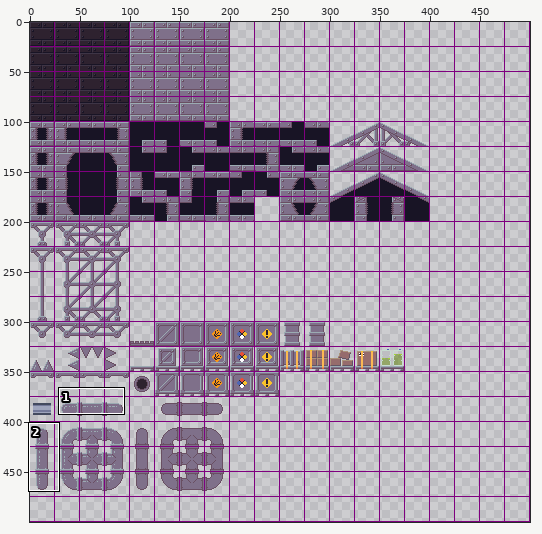
A sprite sheet gets an edit: sprites/terrain-metal-24x.png. Above, an overview of the earlier version with the close-up marked.
Close-up. Before the commit:
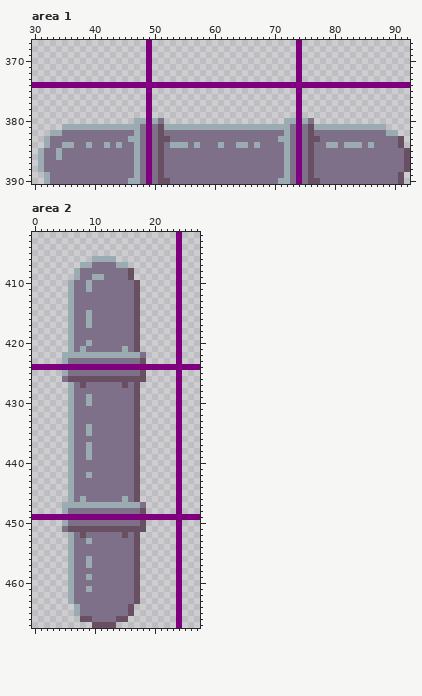
The file is 500x500 pixels. Colours within 5 levels of each other are drawn and written as one. Shown: area 1: x 30..92, y 367..390; area 2: x 0..27, y 402..467. The commit also changed other parts of the picture, which this record leaves out.
Now the later version:
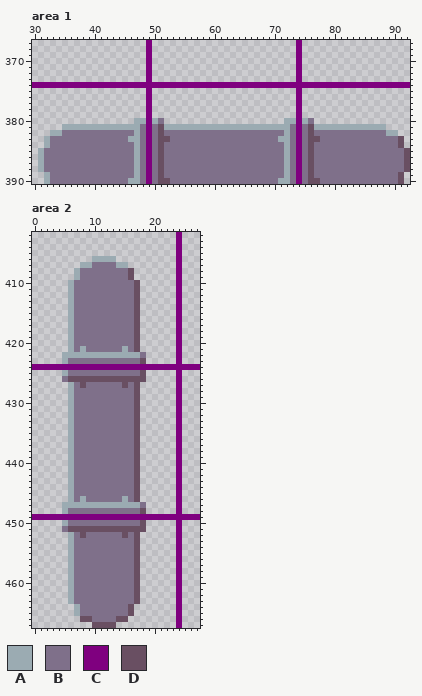
Palette (. is transparent): A #9babb2  B #7f708a  C #7f007f  D #694f62
Changes in this commit:
Area 1:
y 384: x 35..36 AA -> BB; x 39 A -> B; x 42 A -> B; x 44 A -> B; x 53..55 AAA -> BBB; x 57 A -> B; x 61 A -> B; x 64..65 AA -> BB; x 67 A -> B; x 79..80 AA -> BB; x 82..84 AAA -> BBB; x 86 A -> B
y 385..386: x 34 A -> B
Area 2:
y 409: x 10..11 AA -> BB
y 410..411: x 9 A -> B
y 415..417: x 9 A -> B
y 420: x 9 A -> B
y 429..430: x 9 A -> B
y 434..435: x 9 A -> B
y 437..439: x 9 A -> B
y 442: x 9 A -> B
y 453: x 9 A -> B
y 456..457: x 9 A -> B
y 459: x 9 A -> B
y 461: x 9 A -> B
Where, in picture pixels (left, top, right, bottom), the same in both close-ups:
changed: (56, 142, 122, 160)
changed: (170, 142, 260, 148)
changed: (326, 142, 374, 148)
changed: (86, 274, 104, 346)
changed: (86, 394, 92, 478)
changed: (86, 538, 92, 592)
